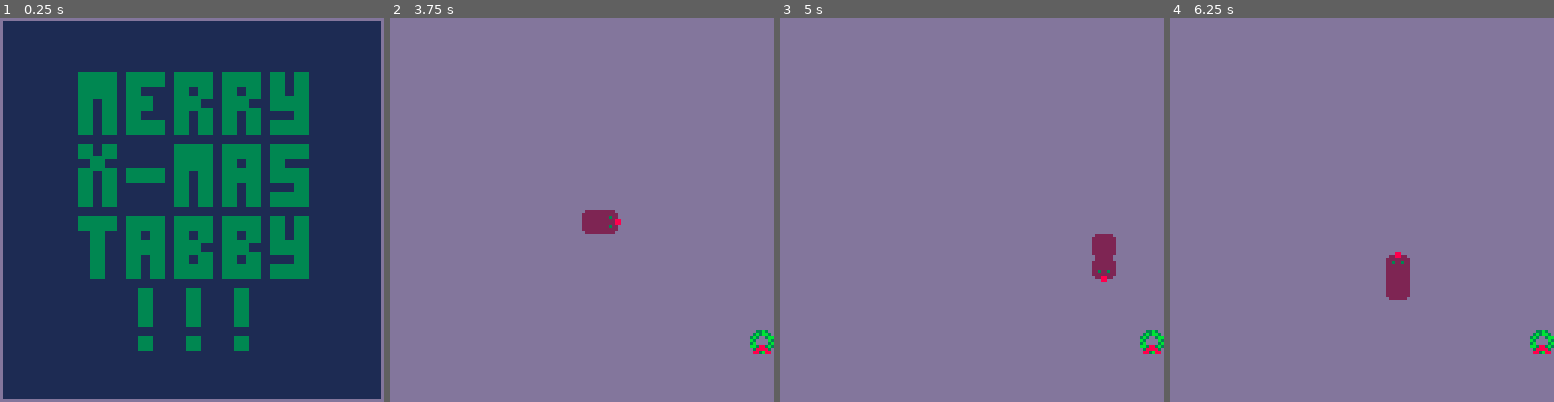
Above: before the commit, frames 1-4 (left to right).
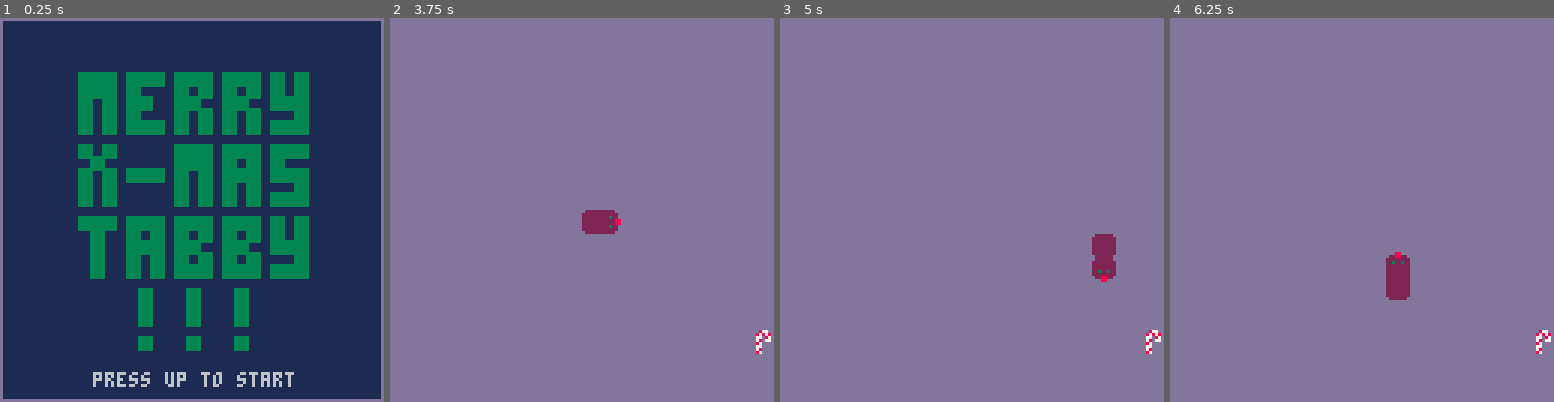
Above: after the commit, the same moments.

Repository: gigamonkey/pico-8
Game: PICO-8 cartridge snake.p8
Two runs of this game, one before a commit and one after it. Both use one fixed random seed, a clock stepped at 60 frames per second and the inputs below.
Inputs:
- Up to frame 1 (0.25 s): no input
- Up to frame 2 (3.75 s): hold Left 1.97-2.37 s; hold Down 2.42-2.82 s; hold Right 2.87-3.53 s; hold Up from 3.58 s (still down)
- Up to frame 3 (5 s): release Up at 4.08 s; hold Right 4.13-4.53 s; hold Down from 4.58 s (still down)
- Up to frame 4 (6.25 s): release Down at 5.08 s; hold Left 5.13-5.8 s; hold Up 5.85-6.18 s; hold Left from 6.23 s (still down)

The runs differ from the first frame. In frame 1, 0.8% of the frame differs, in the area x 24-77%, y 92-97%; in frame 2, 0.3%; in frame 3, 0.3%; in frame 4, 0.3%.

Commit message:
Gingerbread man.

Diff:
--- a/snake.lua
+++ b/snake.lua
@@ -149,6 +149,8 @@
   i = row({0,0,0,0,0,1,0,0,0,1,0,0,0,1}, i, 3)
   i = row({0,0,0,0,0,0,0,0,0,0,0,0,0,0}, i, 3)
   i = row({0,0,0,0,0,1,0,0,0,1,0,0,0,1}, i, 3)
+
+  print("press up to start", 31, 118, 6)
 end
 
 
@@ -299,7 +301,7 @@
   end
   local x = ((pos - 1) % SIZE) * 8;
   local y = ((pos - 1) \ SIZE) * 8;
-  local food = FOOD + flr(rnd(5))
+  local food = FOOD + flr(rnd(6))
   grid[pos] = food
   spr(food, x, y)
 end
--- a/snake.p8
+++ b/snake.p8
@@ -7,14 +7,14 @@
 #include snake.lua
 
 __gfx__
-dddddddd02222220000a9a00000a0000000877000a909a000033b300000000000000000002288220022222200222222002222220000880000222222000222220
-dddddddd222222220009090000333000008787800909090003b3bb30002222000022220022288222222222222222222222222222022882202222222202222222
-dddddddd22222222008980000038300000770870009a90003b3003bb022222200222232022322322222222222232222222222322222222222222222202232222
-dddddddd222222220888880008333300007807706c696c60b30000b3023222200222222822222222222222228822222222222288223223222222222288222222
-dddddddd2222222288f888800333380000870000c6cac6c03b00003b822222200222232022222222222222228822222222222288222222222232232288222222
-dddddddd22222222888f888033833330007700006c696c60bb3883b3023222200222222022222222223223222232222222222322222222222222222202232222
-dddddddd22222222088888008333383000780000c6cac6c003888830002222000022220022222222222882222222222222222222222222220228822002222222
-dddddddd022222200088800000040000008700006c696c600883b880000000000000000002222220022882200222222002222220022222200008800000222220
+dddddddd02222220000a9a00000a0000000877000a909a000033b300004440000000000002288220022222200222222002222220000880000222222000222220
+dddddddd222222220009090000333000008787800909090003b3bb30045454000022220022288222222222222222222222222222022882202222222202222222
+dddddddd22222222008980000038300000770870009a90003b3003bb044444000222232022322322222222222232222222222322222222222222222202232222
+dddddddd222222220888880008333300007807706c696c60b30000b3004540000222222822222222222222228822222222222288223223222222222288222222
+dddddddd2222222288f888800333380000870000c6cac6c03b00003b744444700222232022222222222222228822222222222288222222222232232288222222
+dddddddd22222222888f888033833330007700006c696c60bb3883b3004540000222222022222222223223222232222222222322222222222222222202232222
+dddddddd22222222088888008333383000780000c6cac6c003888830044444000022220022222222222882222222222222222222222222220228822002222222
+dddddddd022222200088800000040000008700006c696c600883b880744044700000000002222220022882200222222002222220022222200008800000222220
 022222000005500002222220002222200222220002222220000220000200000000000020eeeeeeee022222222222222200000000000000000000000000000000
 222222200225522022222222022222222222222022222222000000002202000000002022eeeeeeee222222222222222200000000000000000000000000000000
 222232202222222222222222022522222222522000000000002222002202020000202022eeeeeeee222222222222222200000000000000000000000000000000
